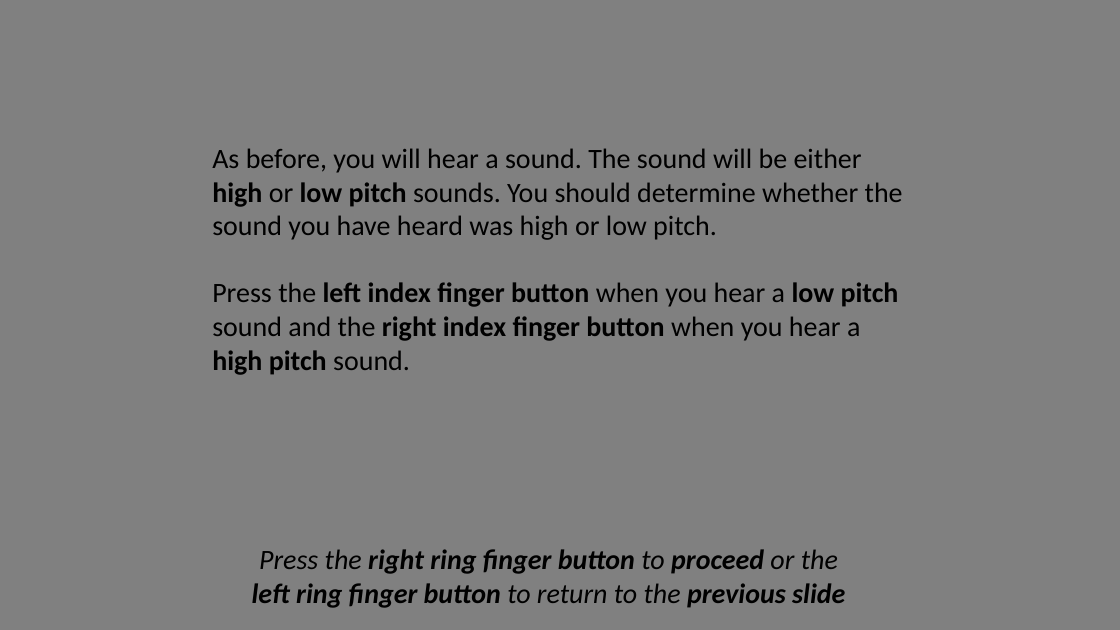
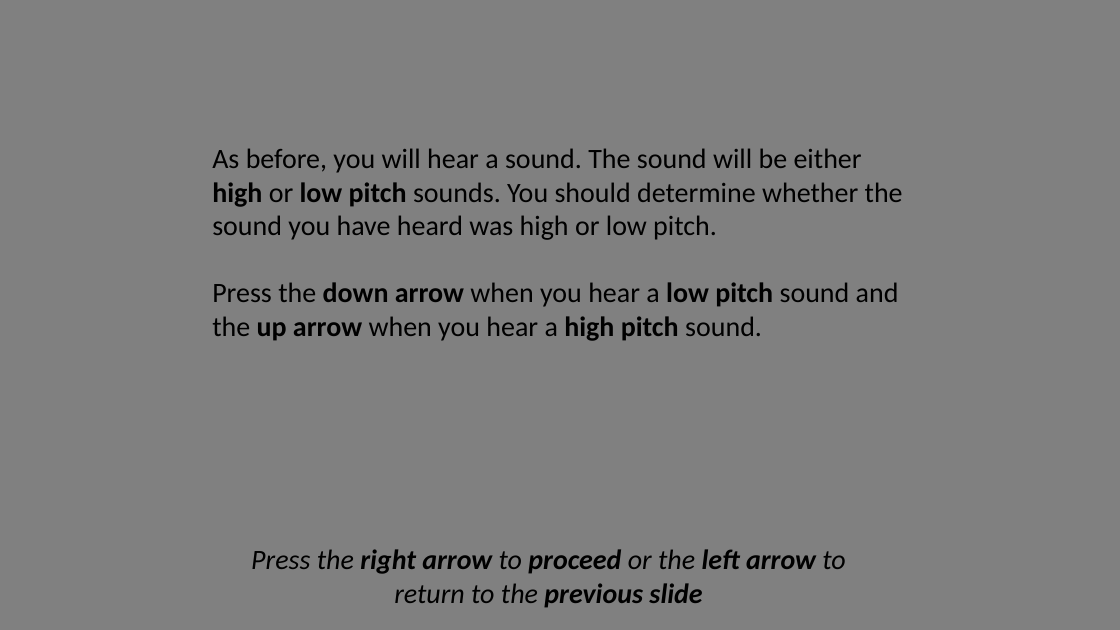
Before and after one commit to NCCLabMPI/Reconstructed_time_experiment, a slide deck: slide 2 of instructions/Instructions_auditory_first_task_keyboard.pptx. Drawn at 1120x630 pixels with LibreOffice and Linux fonts; fonts in the diff are those of the drawing. Boxes give left, top, right and bottom in pixels: in the first picture for what was removed or moved away, otherwise in the second. Text is boxed around its words. In the diff, an @@ line names an element or a change of style, - is before the commit and + after.

```diff
--- a/instructions/Instructions_auditory_first_task_keyboard.pptx
+++ b/instructions/Instructions_auditory_first_task_keyboard.pptx
@@ text at [212, 282, 899, 341]: text changed; bold off @@
-Press the left index finger button when you hear a low pitch sound and the right index finger button when you hear a high pitch sound.
+Press the down arrow when you hear a low pitch sound and the up arrow when you hear a high pitch sound.
@@ text at [251, 549, 845, 608]: text changed @@
-Press the right ring finger button to proceed or the left ring finger button to return to the previous slide
+Press the right arrow to proceed or the left arrow to return to the previous slide
```
Also in this commit, not shown: 3 other slides changed, 36 other files.
